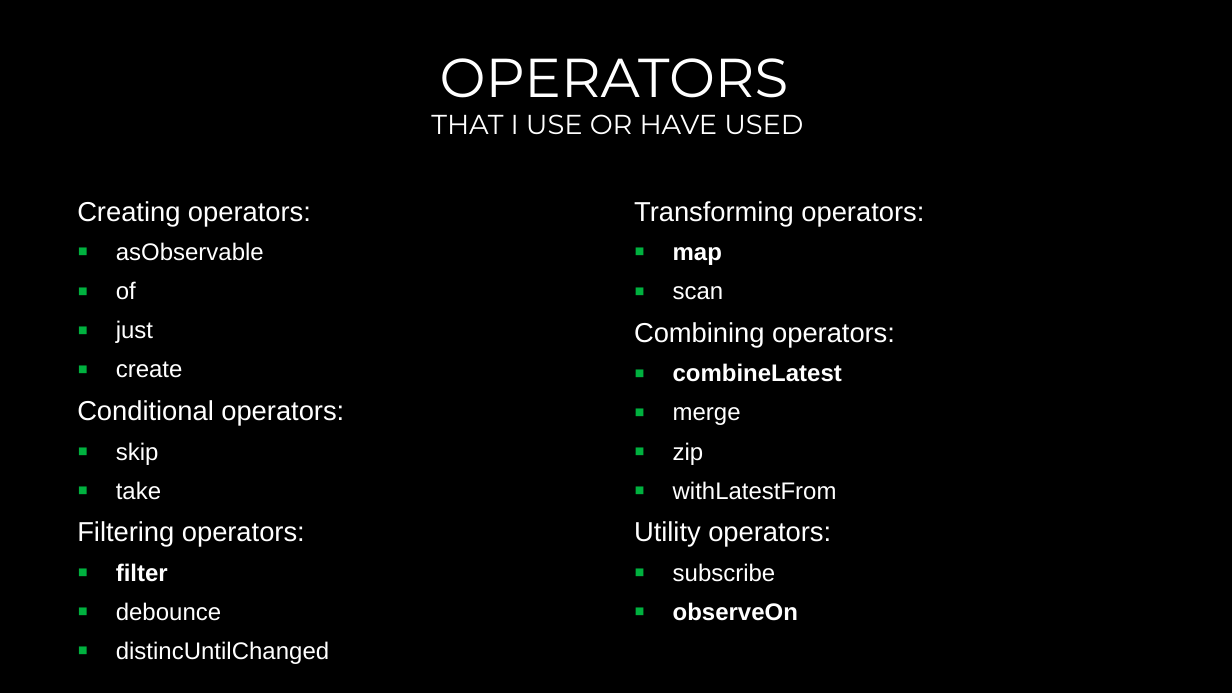
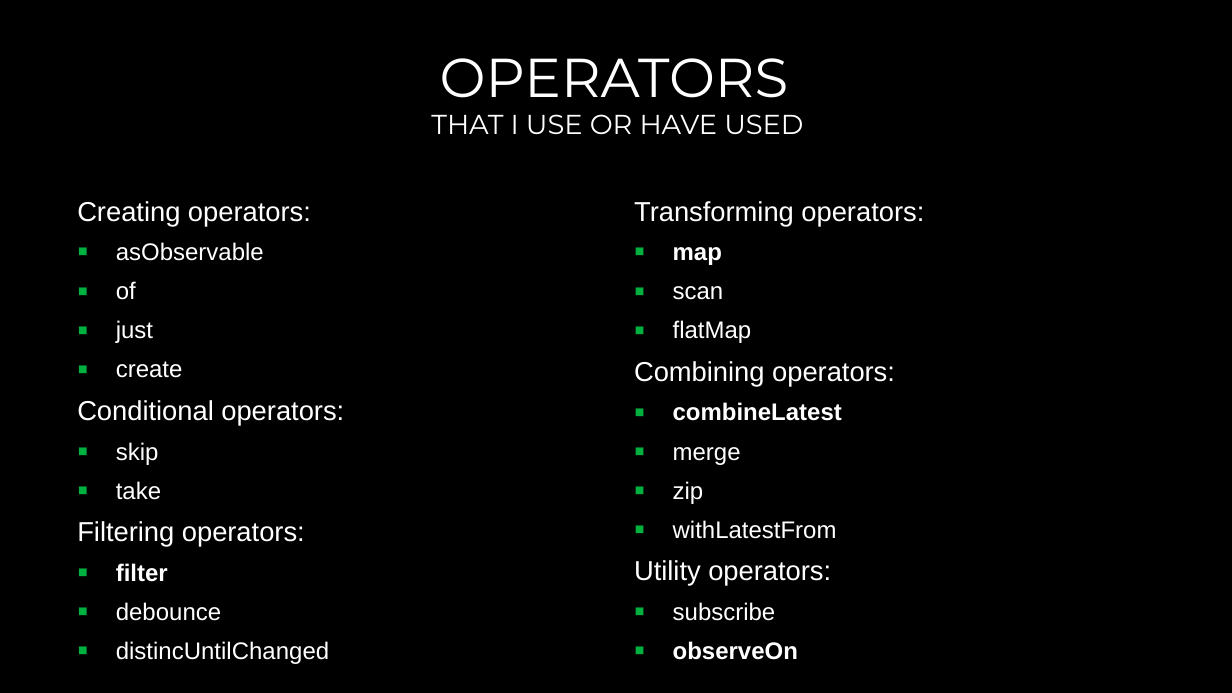
Before and after one commit to Garolla/LabCamp, a slide deck: slide 10 of RxSwift.pptx. Drawn at 1232x693 pixels with LibreOffice and Linux fonts; fonts in the diff are those of the drawing; background and template pictures are left out. Boxes give left, top, right and bottom in pixels: in the first picture for what was removed or moved away, otherwise in the second. Text is boxed around its words. In the diff, an @@ line names an element or a change of style, - is before the commit and + after.

```diff
--- a/RxSwift.pptx
+++ b/RxSwift.pptx
@@ text at <box>673,320,752,343</box>: paragraph added @@
+▪ flatMap
```
Also in this commit, not shown: 1 slide added.
